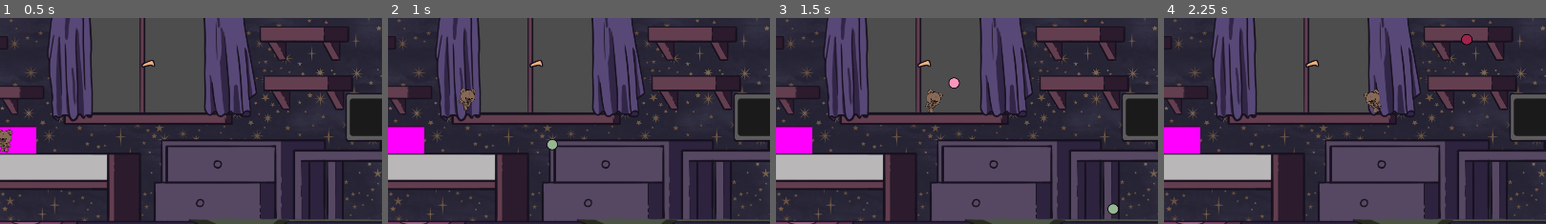
Above: before the commit, frames 1-4 (left to right).
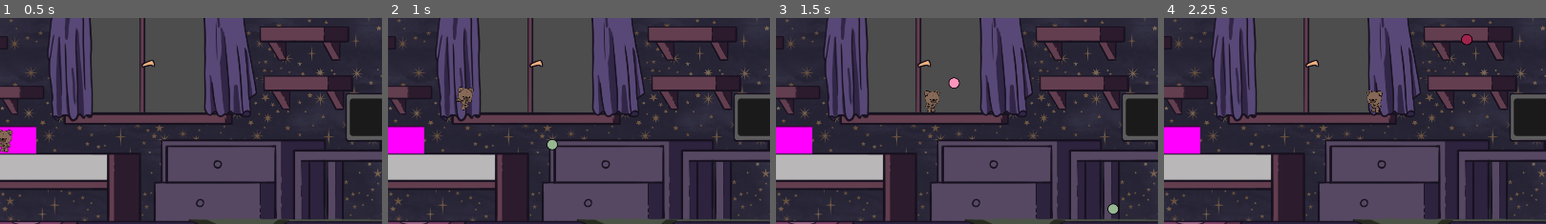
Above: after the commit, the same moments.

Repository: Karanval/CatStack
Game: Godot game, scene res://Scenes/TestScene/TestScene.tscn
The game is run twice, just before and just after one commit, with the same random seed, the same clock (stepped at 60 frames per second) and the same inputs.
Inputs (mouse positions are % of the whole screen's width and height, from its top left):
- Up to frame 1 (0.5 s): no input
- Up to frame 2 (1 s): tap Enter at 0.5 s; move the mouse to (72, 47) at 0.52 s; press the mouse at (72, 47) at 0.53 s; hold D (Right) from 0.53 s (still down); tap Space (Jump) at 0.77 s
- Up to frame 3 (1.5 s): keep holding D (Right); move the mouse to (30, 57) at 1.27 s; release the mouse at (30, 57) at 1.28 s; click (30, 57) at 1.35 s
- Up to frame 4 (2.25 s): tap Space (Jump) at 1.52 s; move the mouse to (60, 29) at 2.02 s; release D (Right) at 2.03 s; press the mouse at (60, 29) at 2.03 s; hold A (Left) from 2.03 s (still down)
The pictures show only the part of the screen within x 8-58%, y 41-91%; the shares and areas given below are measured in that part.

Frame 1 is identical in both runs. In frame 2, 0.3% of the frame differs, in the area x 18-23%, y 33-45%; in frame 3, 0.2%; in frame 4, 0.2%.

Commit message:
anims reset

Diff:
--- a/player/Player.tscn
+++ b/player/Player.tscn
@@ -183,6 +183,54 @@
 "transitions": PackedFloat32Array(1),
 "update": 0,
 "values": [Vector2(0.5, 0.5)]
+}
+tracks/14/type = "value"
+tracks/14/imported = false
+tracks/14/enabled = true
+tracks/14/path = NodePath("sprites/b_arm:scale")
+tracks/14/interp = 1
+tracks/14/loop_wrap = true
+tracks/14/keys = {
+"times": PackedFloat32Array(0),
+"transitions": PackedFloat32Array(1),
+"update": 0,
+"values": [Vector2(0.5, 0.5)]
+}
+tracks/15/type = "value"
+tracks/15/imported = false
+tracks/15/enabled = true
+tracks/15/path = NodePath("sprites/body:scale")
+tracks/15/interp = 1
+tracks/15/loop_wrap = true
+tracks/15/keys = {
+"times": PackedFloat32Array(0),
+"transitions": PackedFloat32Array(1),
+"update": 0,
+"values": [Vector2(0.5, 0.5)]
+}
+tracks/16/type = "value"
+tracks/16/imported = false
+tracks/16/enabled = true
+tracks/16/path = NodePath("sprites/body/f_arm:scale")
+tracks/16/interp = 1
+tracks/16/loop_wrap = true
+tracks/16/keys = {
+"times": PackedFloat32Array(0),
+"transitions": PackedFloat32Array(1),
+"update": 0,
+"values": [Vector2(1, 1)]
+}
+tracks/17/type = "value"
+tracks/17/imported = false
+tracks/17/enabled = true
+tracks/17/path = NodePath("sprites/body/head:scale")
+tracks/17/interp = 1
+tracks/17/loop_wrap = true
+tracks/17/keys = {
+"times": PackedFloat32Array(0),
+"transitions": PackedFloat32Array(1),
+"update": 0,
+"values": [Vector2(1, 1)]
 }
 
 [sub_resource type="Animation" id="Animation_hbkom"]
@@ -308,6 +356,102 @@
 "transitions": PackedFloat32Array(1),
 "update": 0,
 "values": [Vector2(6, 24)]
+}
+tracks/10/type = "value"
+tracks/10/imported = false
+tracks/10/enabled = true
+tracks/10/path = NodePath("sprites/b_arm:scale")
+tracks/10/interp = 1
+tracks/10/loop_wrap = true
+tracks/10/keys = {
+"times": PackedFloat32Array(0),
+"transitions": PackedFloat32Array(1),
+"update": 0,
+"values": [Vector2(0.5, 0.5)]
+}
+tracks/11/type = "value"
+tracks/11/imported = false
+tracks/11/enabled = true
+tracks/11/path = NodePath("sprites/b_leg:scale")
+tracks/11/interp = 1
+tracks/11/loop_wrap = true
+tracks/11/keys = {
+"times": PackedFloat32Array(0),
+"transitions": PackedFloat32Array(1),
+"update": 0,
+"values": [Vector2(0.5, 0.5)]
+}
+tracks/12/type = "value"
+tracks/12/imported = false
+tracks/12/enabled = true
+tracks/12/path = NodePath("sprites/body:position")
+tracks/12/interp = 1
+tracks/12/loop_wrap = true
+tracks/12/keys = {
+"times": PackedFloat32Array(0),
+"transitions": PackedFloat32Array(1),
+"update": 0,
+"values": [Vector2(0, 6)]
+}
+tracks/13/type = "value"
+tracks/13/imported = false
+tracks/13/enabled = true
+tracks/13/path = NodePath("sprites/body:scale")
+tracks/13/interp = 1
+tracks/13/loop_wrap = true
+tracks/13/keys = {
+"times": PackedFloat32Array(0),
+"transitions": PackedFloat32Array(1),
+"update": 0,
+"values": [Vector2(0.5, 0.5)]
+}
+tracks/14/type = "value"
+tracks/14/imported = false
+tracks/14/enabled = true
+tracks/14/path = NodePath("sprites/body/f_arm:scale")
+tracks/14/interp = 1
+tracks/14/loop_wrap = true
+tracks/14/keys = {
+"times": PackedFloat32Array(0),
+"transitions": PackedFloat32Array(1),
+"update": 0,
+"values": [Vector2(1, 1)]
+}
+tracks/15/type = "value"
+tracks/15/imported = false
+tracks/15/enabled = true
+tracks/15/path = NodePath("sprites/body/head:scale")
+tracks/15/interp = 1
+tracks/15/loop_wrap = true
+tracks/15/keys = {
+"times": PackedFloat32Array(0),
+"transitions": PackedFloat32Array(1),
+"update": 0,
+"values": [Vector2(1, 1)]
+}
+tracks/16/type = "value"
+tracks/16/imported = false
+tracks/16/enabled = true
+tracks/16/path = NodePath("sprites/f_leg:rotation")
+tracks/16/interp = 1
+tracks/16/loop_wrap = true
+tracks/16/keys = {
+"times": PackedFloat32Array(0),
+"transitions": PackedFloat32Array(1),
+"update": 0,
+"values": [0.0]
+}
+tracks/17/type = "value"
+tracks/17/imported = false
+tracks/17/enabled = true
+tracks/17/path = NodePath("sprites/f_leg:scale")
+tracks/17/interp = 1
+tracks/17/loop_wrap = true
+tracks/17/keys = {
+"times": PackedFloat32Array(0),
+"transitions": PackedFloat32Array(1),
+"update": 0,
+"values": [Vector2(0.5, 0.5)]
 }
 
 [sub_resource type="Animation" id="Animation_b32pr"]
@@ -434,6 +578,90 @@
 "update": 0,
 "values": [Vector2(0, 6), Vector2(0, 4), Vector2(0, 4), Vector2(0, 6), Vector2(0, 8), Vector2(0, 8)]
 }
+tracks/10/type = "value"
+tracks/10/imported = false
+tracks/10/enabled = true
+tracks/10/path = NodePath("sprites/b_arm:scale")
+tracks/10/interp = 1
+tracks/10/loop_wrap = true
+tracks/10/keys = {
+"times": PackedFloat32Array(0),
+"transitions": PackedFloat32Array(1),
+"update": 0,
+"values": [Vector2(0.5, 0.5)]
+}
+tracks/11/type = "value"
+tracks/11/imported = false
+tracks/11/enabled = true
+tracks/11/path = NodePath("sprites/b_leg:rotation")
+tracks/11/interp = 1
+tracks/11/loop_wrap = true
+tracks/11/keys = {
+"times": PackedFloat32Array(0),
+"transitions": PackedFloat32Array(1),
+"update": 0,
+"values": [0.0]
+}
+tracks/12/type = "value"
+tracks/12/imported = false
+tracks/12/enabled = true
+tracks/12/path = NodePath("sprites/body:scale")
+tracks/12/interp = 1
+tracks/12/loop_wrap = true
+tracks/12/keys = {
+"times": PackedFloat32Array(0),
+"transitions": PackedFloat32Array(1),
+"update": 0,
+"values": [Vector2(0.5, 0.5)]
+}
+tracks/13/type = "value"
+tracks/13/imported = false
+tracks/13/enabled = true
+tracks/13/path = NodePath("sprites/body/f_arm:scale")
+tracks/13/interp = 1
+tracks/13/loop_wrap = true
+tracks/13/keys = {
+"times": PackedFloat32Array(0),
+"transitions": PackedFloat32Array(1),
+"update": 0,
+"values": [Vector2(1, 1)]
+}
+tracks/14/type = "value"
+tracks/14/imported = false
+tracks/14/enabled = true
+tracks/14/path = NodePath("sprites/body/head:rotation")
+tracks/14/interp = 1
+tracks/14/loop_wrap = true
+tracks/14/keys = {
+"times": PackedFloat32Array(0),
+"transitions": PackedFloat32Array(1),
+"update": 0,
+"values": [0.0]
+}
+tracks/15/type = "value"
+tracks/15/imported = false
+tracks/15/enabled = true
+tracks/15/path = NodePath("sprites/body/head:scale")
+tracks/15/interp = 1
+tracks/15/loop_wrap = true
+tracks/15/keys = {
+"times": PackedFloat32Array(0),
+"transitions": PackedFloat32Array(1),
+"update": 0,
+"values": [Vector2(1, 1)]
+}
+tracks/16/type = "value"
+tracks/16/imported = false
+tracks/16/enabled = true
+tracks/16/path = NodePath("sprites/f_leg:rotation")
+tracks/16/interp = 1
+tracks/16/loop_wrap = true
+tracks/16/keys = {
+"times": PackedFloat32Array(0),
+"transitions": PackedFloat32Array(1),
+"update": 0,
+"values": [0.0]
+}
 
 [sub_resource type="Animation" id="Animation_d4g0h"]
 resource_name = "jump"
@@ -743,6 +971,78 @@
 "update": 0,
 "values": [0.959931, 1.26432, 0.897901, 1.07227, 1.07227, 0.780191]
 }
+tracks/12/type = "value"
+tracks/12/imported = false
+tracks/12/enabled = true
+tracks/12/path = NodePath("sprites/b_arm:scale")
+tracks/12/interp = 1
+tracks/12/loop_wrap = true
+tracks/12/keys = {
+"times": PackedFloat32Array(0),
+"transitions": PackedFloat32Array(1),
+"update": 0,
+"values": [Vector2(0.5, 0.5)]
+}
+tracks/13/type = "value"
+tracks/13/imported = false
+tracks/13/enabled = true
+tracks/13/path = NodePath("sprites/b_leg:scale")
+tracks/13/interp = 1
+tracks/13/loop_wrap = true
+tracks/13/keys = {
+"times": PackedFloat32Array(0),
+"transitions": PackedFloat32Array(1),
+"update": 0,
+"values": [Vector2(0.488679, 0.511321)]
+}
+tracks/14/type = "value"
+tracks/14/imported = false
+tracks/14/enabled = true
+tracks/14/path = NodePath("sprites/body:scale")
+tracks/14/interp = 1
+tracks/14/loop_wrap = true
+tracks/14/keys = {
+"times": PackedFloat32Array(0),
+"transitions": PackedFloat32Array(1),
+"update": 0,
+"values": [Vector2(0.5, 0.5)]
+}
+tracks/15/type = "value"
+tracks/15/imported = false
+tracks/15/enabled = true
+tracks/15/path = NodePath("sprites/body/f_arm:scale")
+tracks/15/interp = 1
+tracks/15/loop_wrap = true
+tracks/15/keys = {
+"times": PackedFloat32Array(0),
+"transitions": PackedFloat32Array(1),
+"update": 0,
+"values": [Vector2(1, 1)]
+}
+tracks/16/type = "value"
+tracks/16/imported = false
+tracks/16/enabled = true
+tracks/16/path = NodePath("sprites/body/head:scale")
+tracks/16/interp = 1
+tracks/16/loop_wrap = true
+tracks/16/keys = {
+"times": PackedFloat32Array(0),
+"transitions": PackedFloat32Array(1),
+"update": 0,
+"values": [Vector2(1, 1)]
+}
+tracks/17/type = "value"
+tracks/17/imported = false
+tracks/17/enabled = true
+tracks/17/path = NodePath("sprites/f_leg:scale")
+tracks/17/interp = 1
+tracks/17/loop_wrap = true
+tracks/17/keys = {
+"times": PackedFloat32Array(0),
+"transitions": PackedFloat32Array(1),
+"update": 0,
+"values": [Vector2(0.488679, 0.511321)]
+}
 
 [sub_resource type="Animation" id="Animation_mhpjh"]
 resource_name = "walk"
--- a/player/player_test.tscn
+++ b/player/player_test.tscn
@@ -8,6 +8,8 @@
 [node name="PlayerTest" type="Node2D"]
 
 [node name="PlayerCharacter" parent="." instance=ExtResource("1_a6a0u")]
+move_speed = 400
+extra_jump_count = 1
 
 [node name="Camera2D" type="Camera2D" parent="PlayerCharacter"]
 scale = Vector2(2, 2)
Not shown: 1 places in Scenes/Room.tscn that only renumber resources
